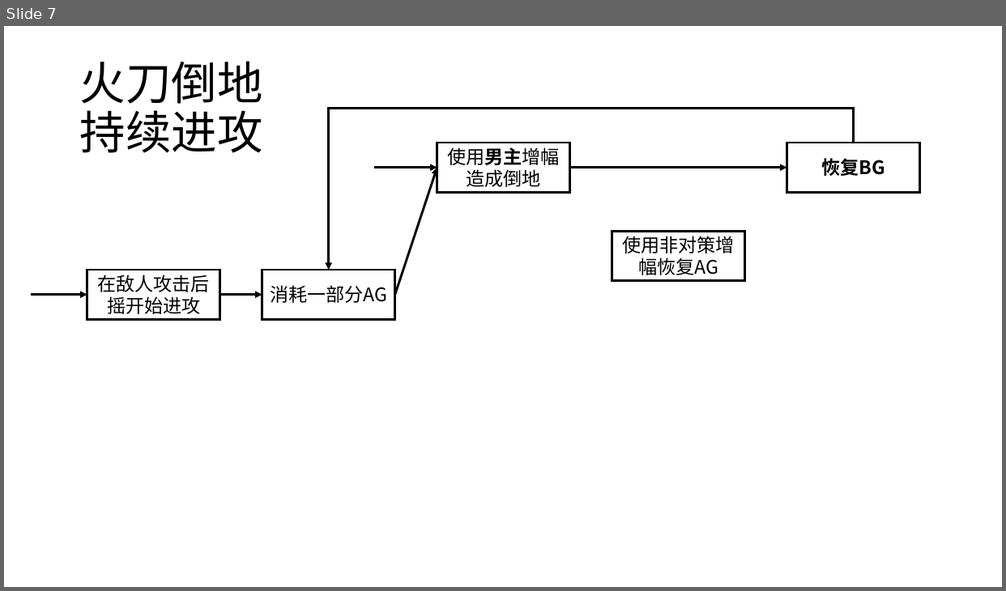
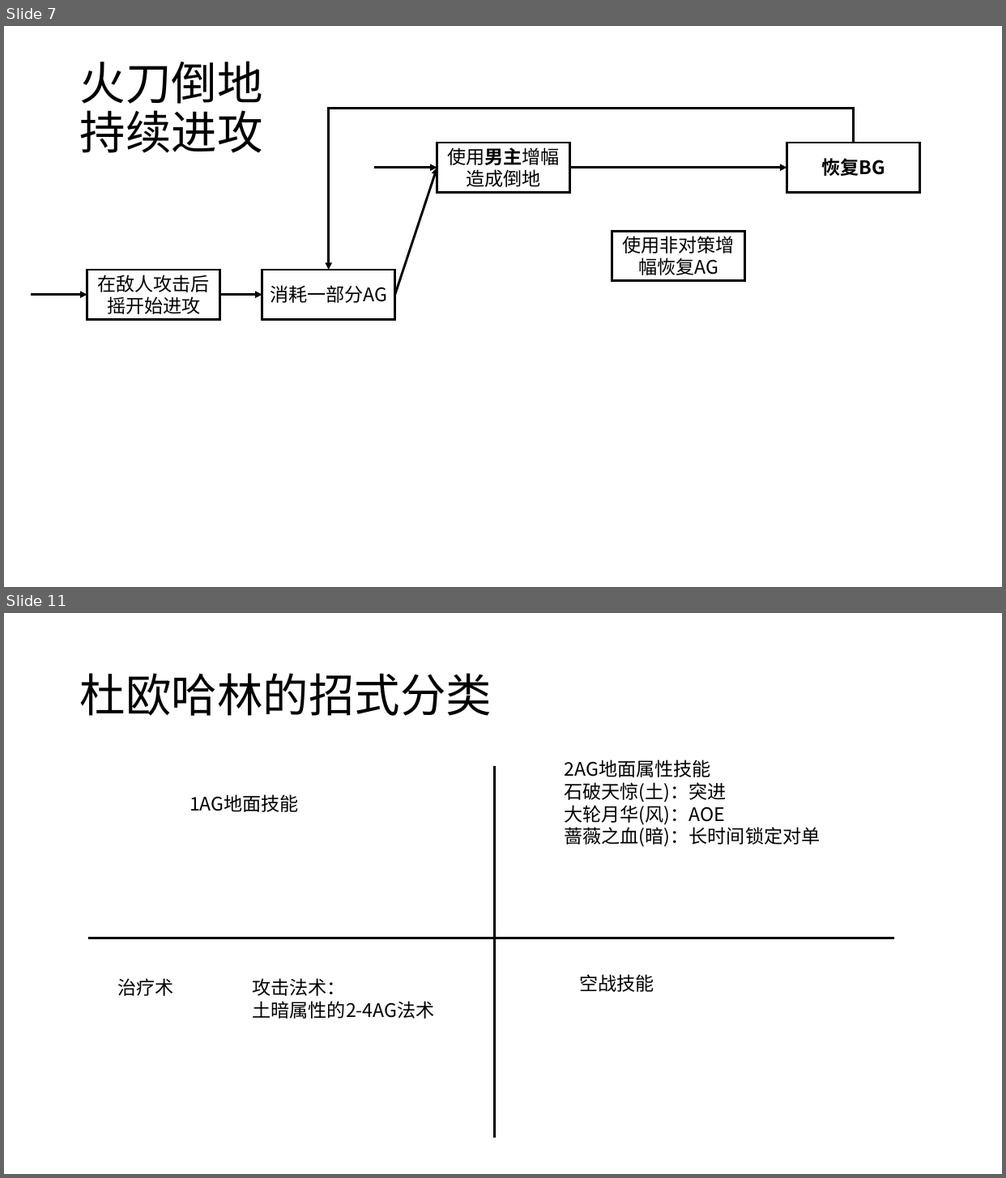
Before and after one commit to GameData-by-Darkbblue/Tales-of-Arise, a slide deck: 图示.pptx. Shown one above the other, each under a label of ours: slide 7 before the commit, slides 7 and 11 after it; the slides between them are not shown. The pictures are 1006x591 and 1006x1178 pixels, drawn with LibreOffice and Linux fonts; fonts in the diff are those of the drawing. Boxes give left, top, right and bottom in pixels: in the first picture for what was removed or moved away, otherwise in the second. Text is boxed around its words. In the diff, an @@ line names an element or a change of style, - is before the commit and + after.

```diff
--- a/图示.pptx
+++ b/图示.pptx
@@ slide 11 added at <box>4,613,1002,1174</box>, background #FFFFFF @@
@@ title added at <box>80,673,492,716</box>, 44 pt, text #000000 @@
+杜欧哈林的招式分类
@@ line added from (494, 766) to (494, 1138), #000000 2.25 pt @@
@@ text added at <box>565,760,820,847</box>, 18 pt, text #000000 @@
+2AG地面属性技能
+石破天惊(土)：突进
+大轮月华(风)：AOE
+蔷薇之血(暗)：长时间锁定对单
@@ text added at <box>189,794,299,812</box>, 18 pt, text #000000 @@
+1AG地面技能
@@ line added from (88, 939) to (895, 939), #000000 2.25 pt @@
@@ text added at <box>579,974,654,992</box>, 18 pt, text #000000 @@
+空战技能
@@ text added at <box>117,978,173,996</box>, 18 pt, text #000000 @@
+治疗术
@@ text added at <box>253,978,435,1019</box>, 18 pt, text #000000 @@
+攻击法术：
+土暗属性的2-4AG法术
```
Also in this commit, not shown: 1 slide changed, 3 other slides added, 1 other file.
